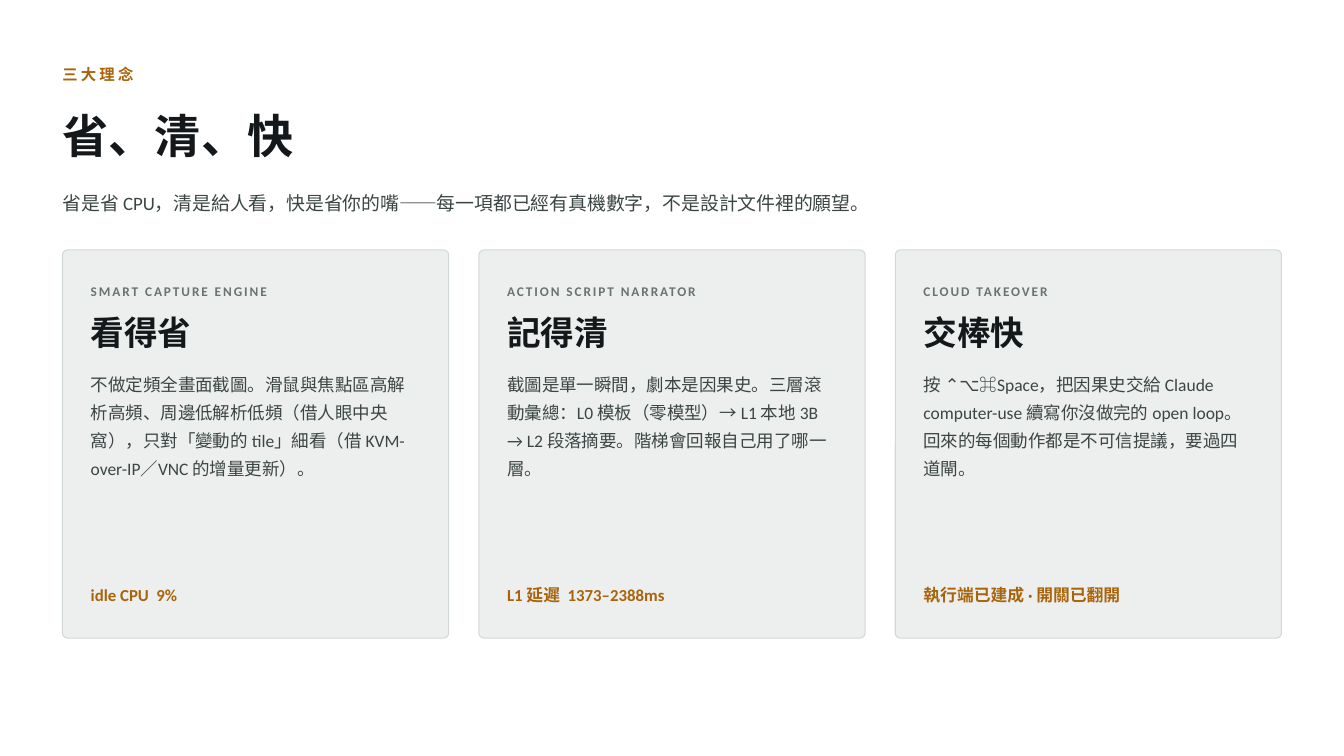
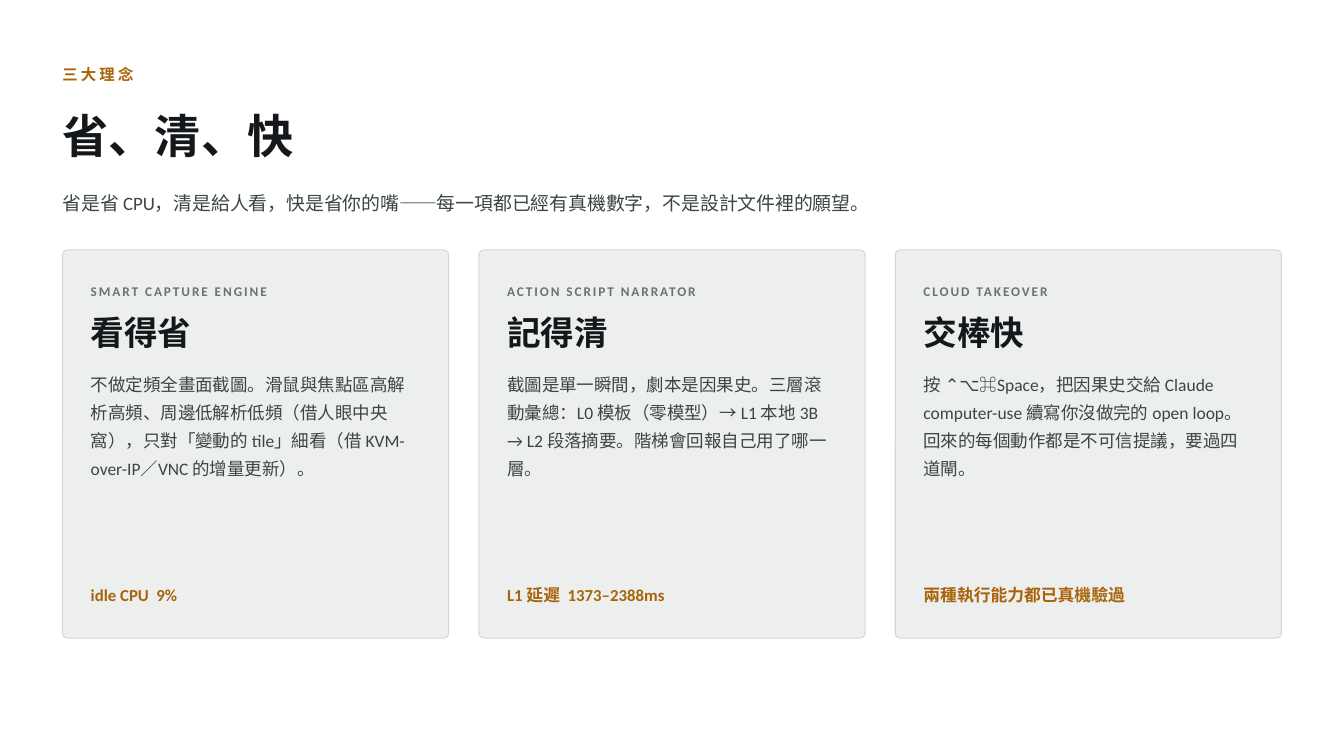
Before and after one commit to pcpcchen-coder/CoPartner, a slide deck: slide 4 of docs/assets/deck/CoPartner-進度全景.pptx. Drawn at 1344x756 pixels with LibreOffice and Linux fonts; fonts in the diff are those of the drawing. Boxes give left, top, right and bottom in pixels: in the first picture for what was removed or moved away, otherwise in the second. Text is boxed around its words. In the diff, an @@ line names an element or a change of style, - is before the commit and + after.

```diff
--- a/docs/assets/deck/CoPartner-進度全景.pptx
+++ b/docs/assets/deck/CoPartner-進度全景.pptx
@@ text at bbox=[923, 586, 1124, 603]: text changed @@
-執行端已建成 · 開關已翻開
+兩種執行能力都已真機驗過
```
Also in this commit, not shown: 5 other slides changed, 10 other files.
